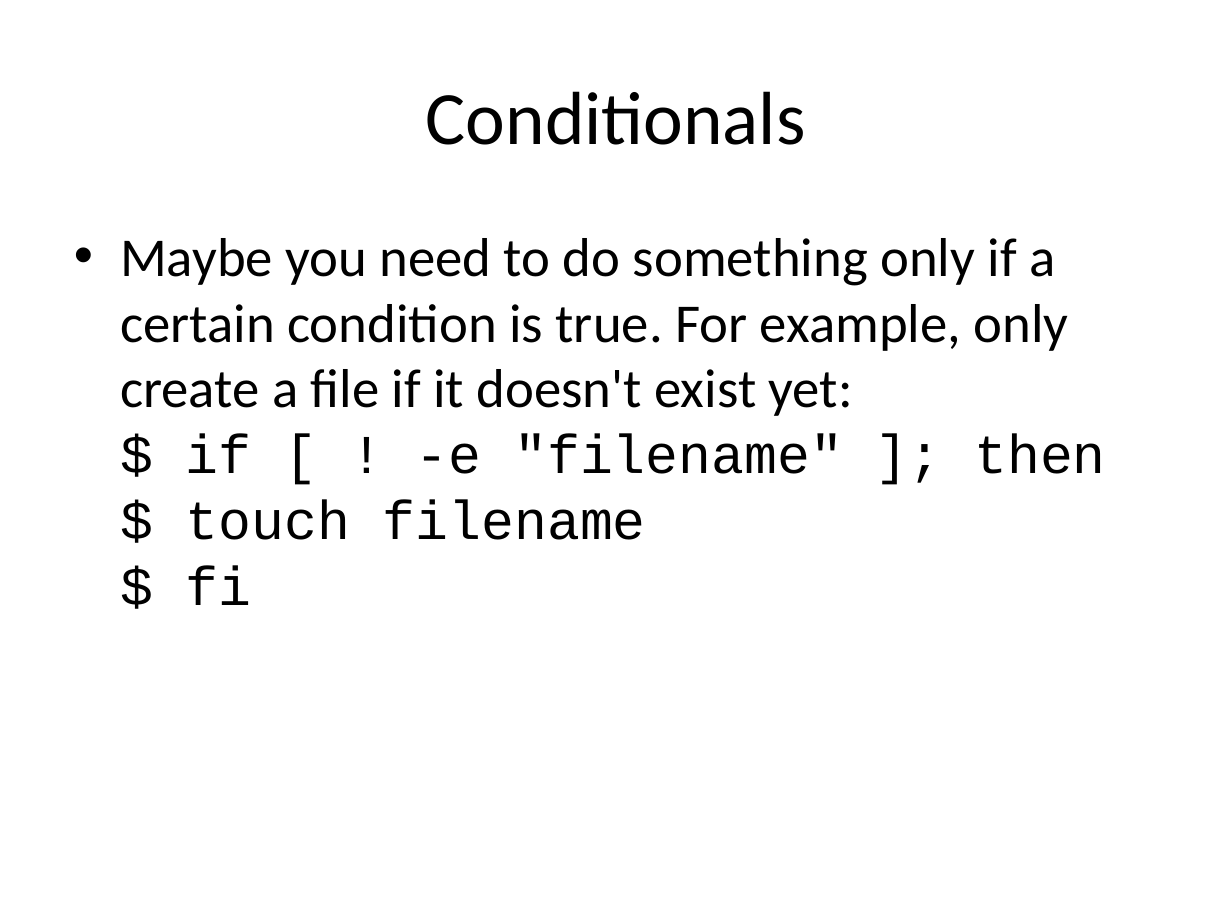
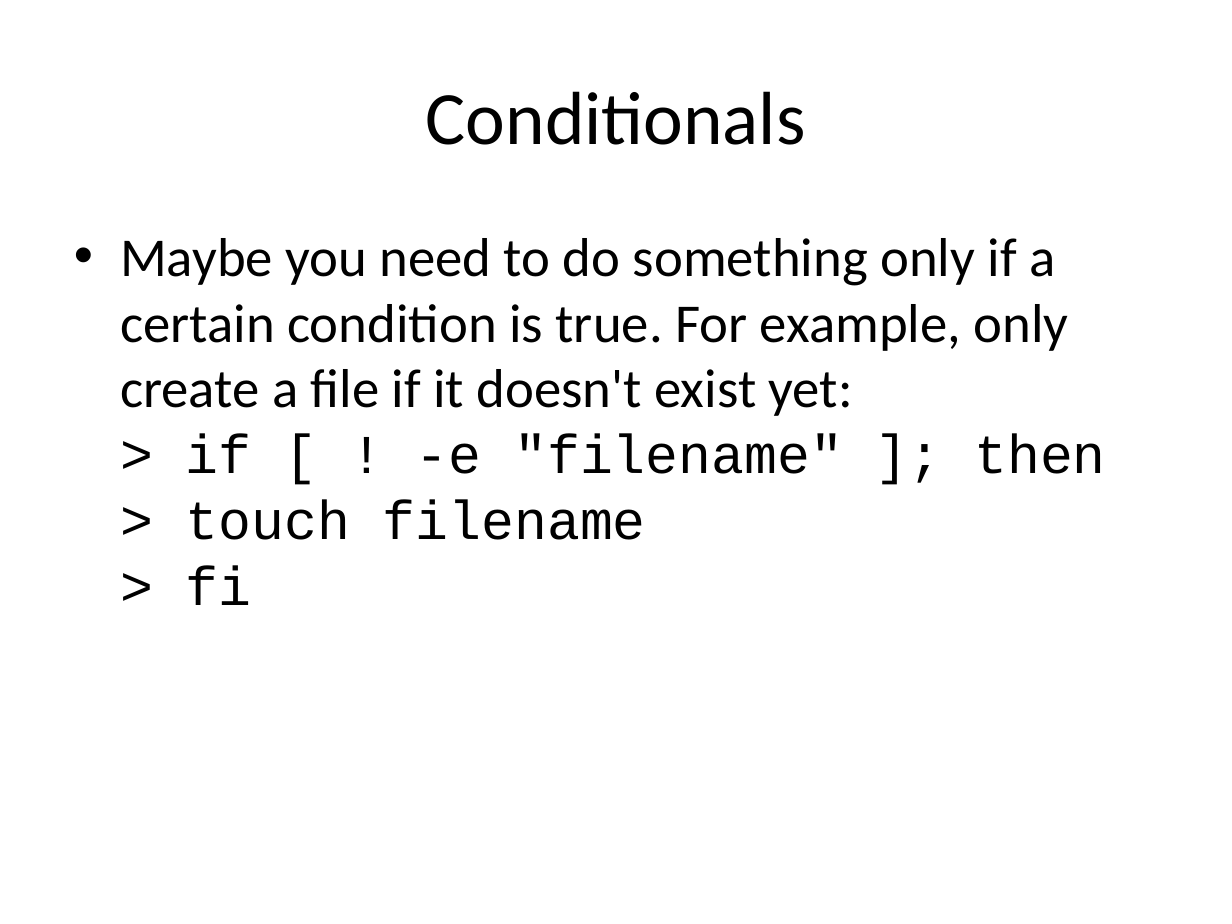
Before and after one commit to naturalis/arangs, a slide deck: slide 12 of doc/slides/day2/session1/CLIScripting.pptx. Drawn at 1232x924 pixels with LibreOffice and Linux fonts; fonts in the diff are those of the drawing. Boxes give left, top, right and bottom in pixels: in the first picture for what was removed or moved away, otherwise in the second. Text is boxed around its words. In the diff, an @@ line names an element or a change of style, - is before the commit and + after.

```diff
--- a/doc/slides/day2/session1/CLIScripting.pptx
+++ b/doc/slides/day2/session1/CLIScripting.pptx
@@ text at [120, 238, 1105, 605]: text changed @@
-• Maybe you need to do something only if a certain condition is true. For example, only create a file if it doesn't exist yet:
-  $ if [ ! -e "filename" ]; then
-  $ touch filename
-  $ fi
+• Maybe you need to do something only if a certain condition is true. For example, only create a file if it doesn't exist yet:
+  > if [ ! -e "filename" ]; then
+  > touch filename
+  > fi
```
Also in this commit, not shown: 7 other slides changed, 4 other files.
